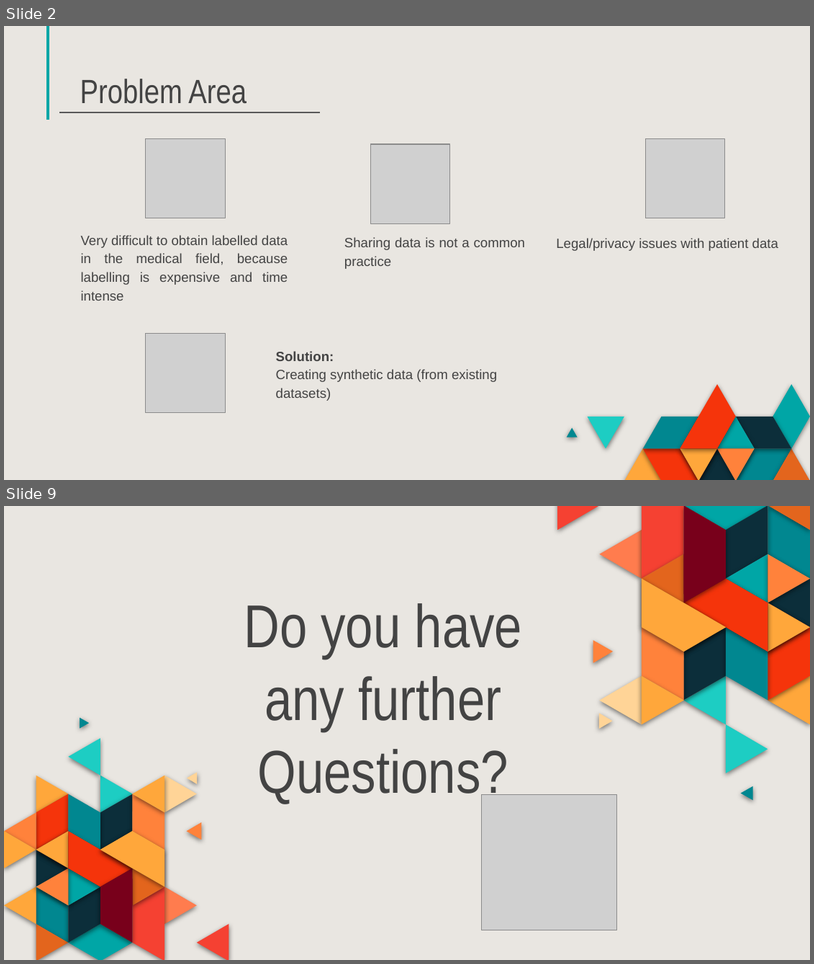
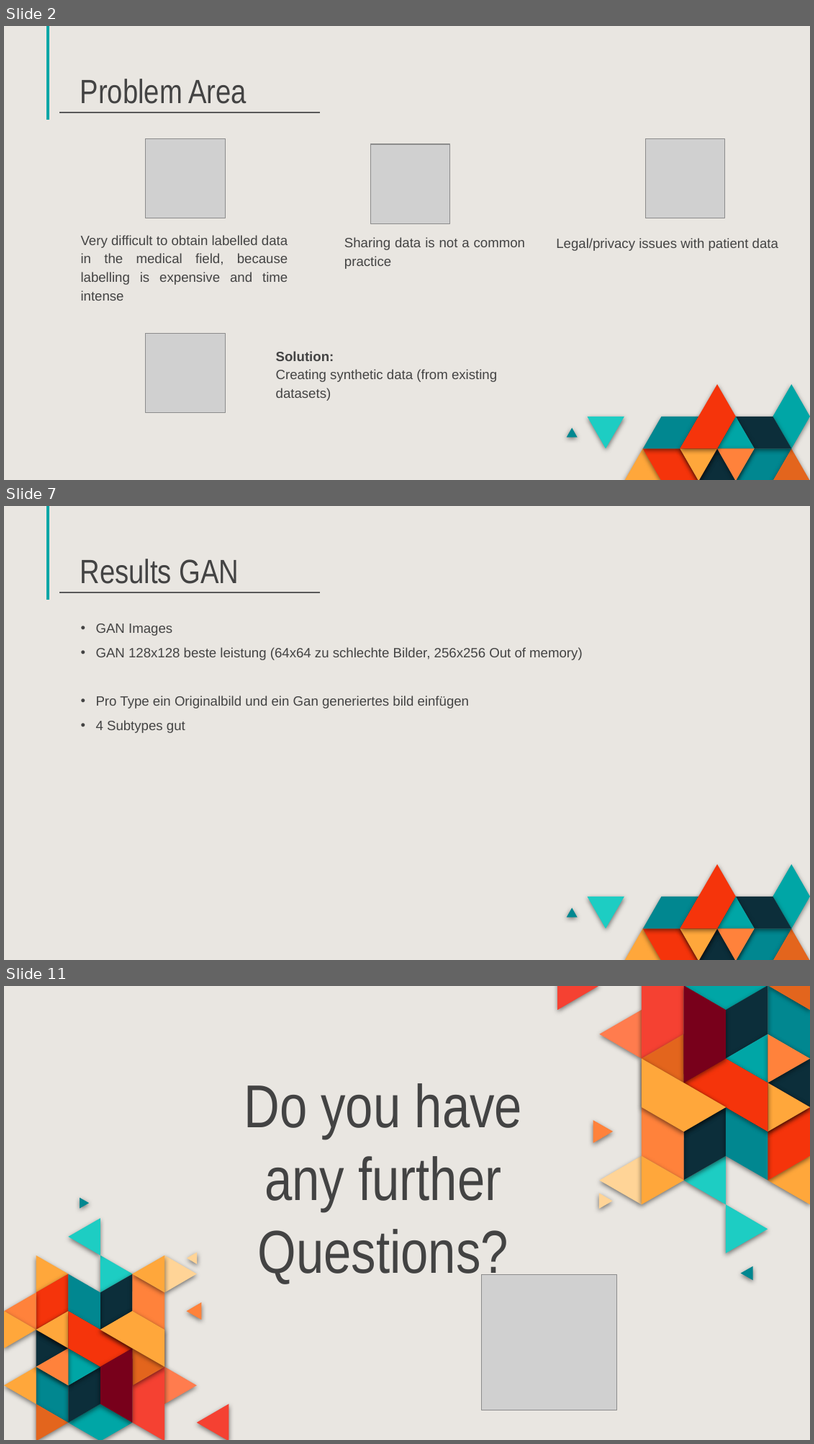
Before and after one commit to eliasmarcon/Medical_Imaging_Project, a slide deck: Presentations/Final_Presentation_Khoss_Marcon.pptx. Shown one above the other, each under a label of ours: slides 2 and 9 before the commit, slides 2, 7 and 11 after it; the slides between them are not shown. The pictures are 814x964 and 814x1444 pixels, drawn with LibreOffice and Linux fonts; fonts in the diff are those of the drawing; grey boxes stand for pictures. Boxes give left, top, right and bottom in pixels: in the first picture for what was removed or moved away, otherwise in the second. Text is boxed around its words. In the diff, an @@ line names an element or a change of style, - is before the commit and + after.

```diff
--- a/Presentations/Final_Presentation_Khoss_Marcon.pptx
+++ b/Presentations/Final_Presentation_Khoss_Marcon.pptx
@@ slide 7 added at [4, 506, 810, 960], background #E9E6E1; not listed: 19 template elements that a slide beside it also shows @@
@@ title added at [80, 559, 239, 584], 30 pt, text #434343 @@
+Results GAN
@@ line added from (59, 592) to (320, 592), #595959 1.5 pt @@
@@ text added at [96, 623, 583, 733], 12 pt, text #434343 @@
+  • GAN Images
+  • GAN 128x128 beste leistung (64x64 zu schlechte Bilder, 256x256 Out of memory)
+  • Pro Type ein Originalbild und ein Gan generiertes bild einfügen
+  • 4 Subtypes gut
@@ what was slide 9 is now slide 11 @@
```
Also in this commit, not shown: 3 slides changed, 6 other slides added, 1 other file.
